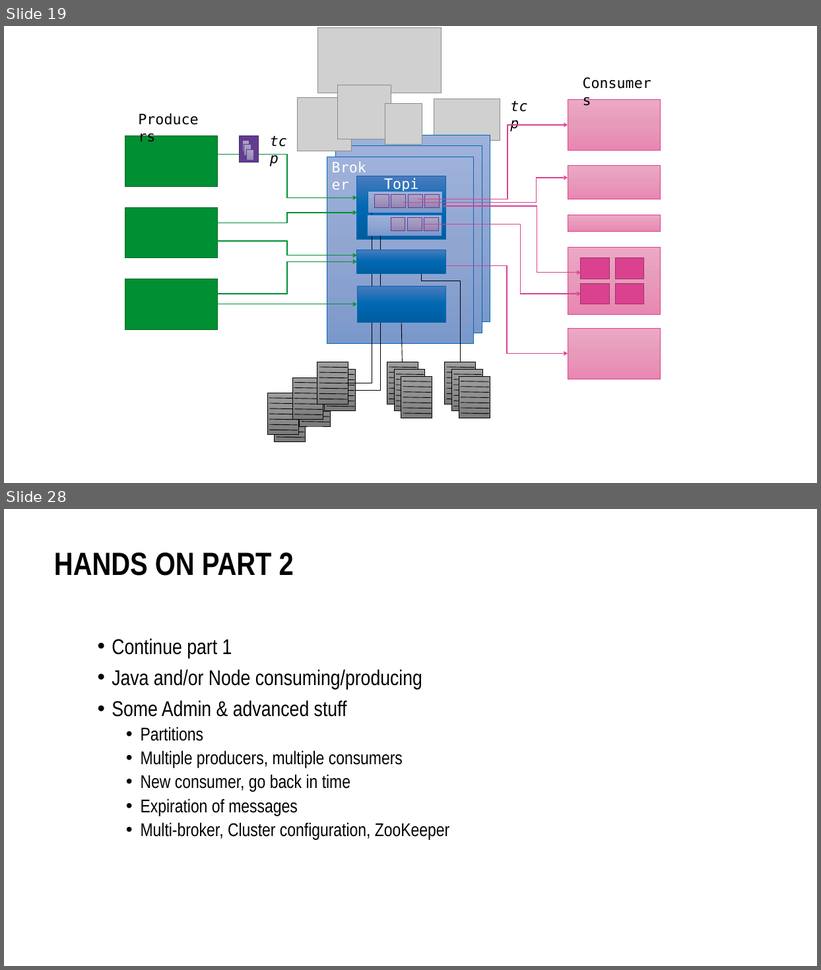
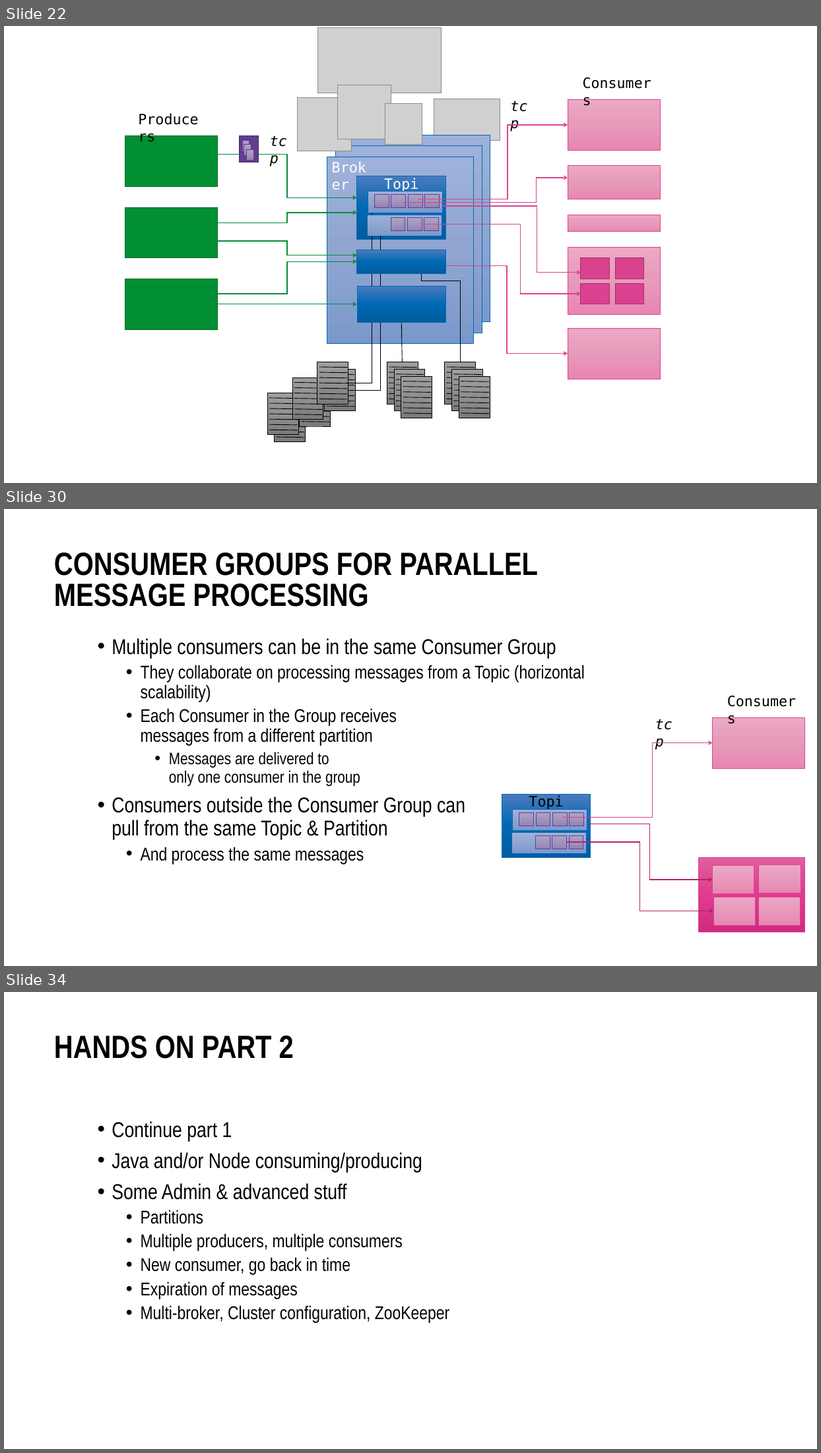
Before and after one commit to MaartenSmeets/kafka-workshop, a slide deck: Kafka_SIG_09feb2017.pptx. Shown one above the other, each under a label of ours: slides 19 and 28 before the commit, slides 22, 30 and 34 after it; the slides between them are not shown. The pictures are 821x970 and 821x1453 pixels, drawn with LibreOffice and Linux fonts; fonts in the diff are those of the drawing; grey boxes stand for pictures; background and template pictures are left out. Boxes give left, top, right and bottom in pixels: in the first picture for what was removed or moved away, otherwise in the second. Text is boxed around its words. In the diff, an @@ line names an element or a change of style, - is before the commit and + after.

Commit message:
Adding slides on under the hood details (consuming, producing, partitioning, cluster). ecosystem - connect, streams, confluent
Still TODO:
some architecture

```diff
--- a/Kafka_SIG_09feb2017.pptx
+++ b/Kafka_SIG_09feb2017.pptx
@@ slide 30 added at <box>4,509,817,966</box>, background #FFFFFF @@
@@ title added at <box>54,553,538,607</box>, 54 pt, text #000000, bold @@
+CONSUMER GROUPS FOR PARALLEL MESSAGE PROCESSING
@@ text added at <box>112,638,585,864</box>, 31 pt, text #000000 @@
+• Multiple consumers can be in the same Consumer Group
+  • They collaborate on processing messages from a Topic (horizontal scalability)
+  • Each Consumer in the Group receives
+    messages from a different partition
+    • Messages are delivered to
+      only one consumer in the group
+• Consumers outside the Consumer Group can
+  pull from the same Topic & Partition
+  • And process the same messages
@@ text added at <box>723,691,806,712</box>, 24 pt, text #000000 @@
+Consumers
@@ text added at <box>651,713,679,735</box>, 24 pt, text #000000, italic @@
+tcp
@@ rectangle added at <box>712,718,805,768</box>, fill gradient #ECA9C5 to #E89ABB to #E887B1, outline #DA4290 0.5 pt @@
@@ elbow arrow added from (562, 817) to (712, 743), #DA4290 1.5 pt @@
@@ rectangle added at <box>502,794,590,857</box>, fill gradient #4B7BBD to #0069B4 to #005DA0, outline #0069B4 0.5 pt @@
@@ text added at <box>525,791,569,812</box>, 24 pt, text #000000 @@
+Topic
@@ rectangle added at <box>512,810,587,831</box>, fill gradient #9DB2DB to #90A7D2 to #7C99CC, outline #0069B4 0.5 pt @@
@@ rectangle added at <box>519,813,533,826</box>, fill gradient #AFA3C7 to #A397BC to #9483B5, outline #613C91 0.5 pt @@
@@ rectangle added at <box>536,813,550,826</box>, fill gradient #AFA3C7 to #A397BC to #9483B5, outline #613C91 0.5 pt @@
@@ rectangle added at <box>553,813,567,826</box>, fill gradient #AFA3C7 to #A397BC to #9483B5, outline #613C91 0.5 pt @@
@@ rectangle added at <box>570,813,584,826</box>, fill gradient #AFA3C7 to #A397BC to #9483B5, outline #613C91 0.5 pt @@
@@ elbow arrow added from (587, 824) to (712, 880), #B2236C 1.5 pt @@
@@ rectangle added at <box>512,833,586,854</box>, fill gradient #9DB2DB to #90A7D2 to #7C99CC, outline #0069B4 0.5 pt @@
@@ rectangle added at <box>535,836,550,849</box>, fill gradient #AFA3C7 to #A397BC to #9483B5, outline #613C91 0.5 pt @@
@@ rectangle added at <box>552,836,566,849</box>, fill gradient #AFA3C7 to #A397BC to #9483B5, outline #613C91 0.5 pt @@
@@ elbow arrow added from (567, 842) to (714, 912), #B2236C 1.5 pt @@
@@ rectangle added at <box>569,836,583,849</box>, fill gradient #AFA3C7 to #A397BC to #9483B5, outline #613C91 0.5 pt @@
@@ rectangle added at <box>698,857,805,933</box>, fill gradient #DF609C to #E23A90 to #D12B80, outline #DA4290 0.5 pt @@
@@ rectangle added at <box>712,866,754,894</box>, fill gradient #ECA9C5 to #E89ABB to #E887B1, outline #DA4290 0.5 pt @@
@@ rectangle added at <box>759,865,801,894</box>, fill gradient #ECA9C5 to #E89ABB to #E887B1, outline #DA4290 0.5 pt @@
@@ rectangle added at <box>714,897,755,925</box>, fill gradient #ECA9C5 to #E89ABB to #E887B1, outline #DA4290 0.5 pt @@
@@ rectangle added at <box>759,897,801,925</box>, fill gradient #ECA9C5 to #E89ABB to #E887B1, outline #DA4290 0.5 pt @@
@@ what was slide 19 is now slide 22 @@
@@ what was slide 28 is now slide 34 @@
```
Also in this commit, not shown: 7 slides changed, 8 other slides added, 3 slides removed.
